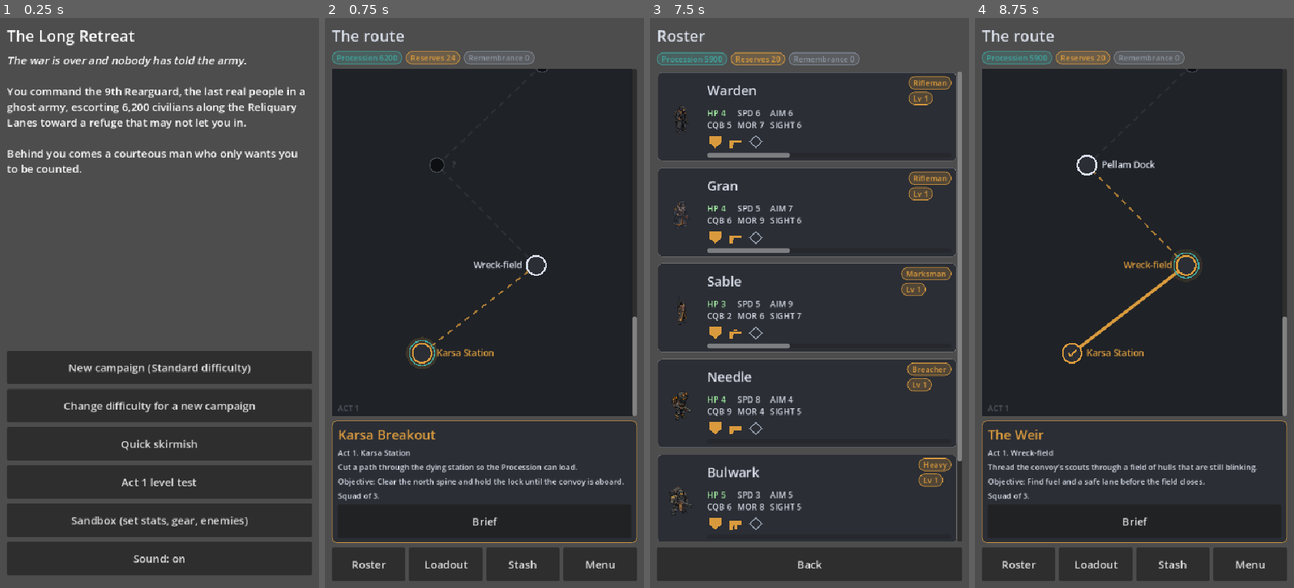
Above: before the commit, frames 1-4 (left to right).
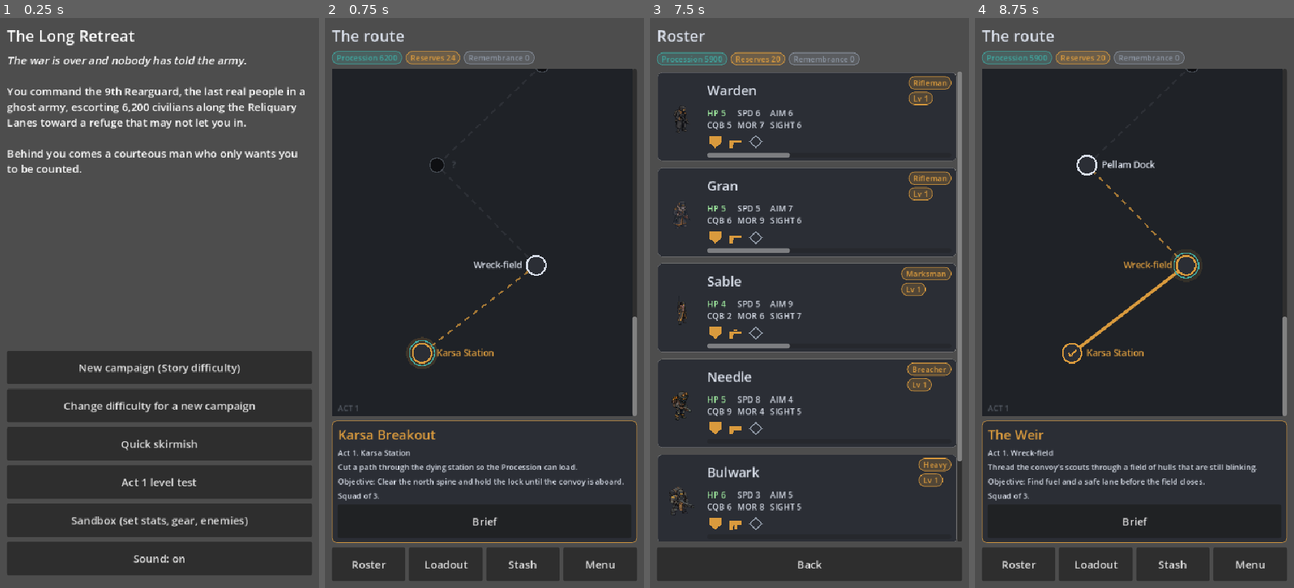
Above: after the commit, the same moments.

Repository: kavemankai/RetreatGame-Initiative
Game: Godot game, scene res://view/campaign.tscn
The game is run twice, just before and just after one commit, with the same random seed, the same clock (stepped at 60 frames per second) and the same inputs.
Inputs:
- Up to frame 1 (0.25 s): no input
- Up to frame 2 (0.75 s): click "New campaign (Standard diffic…" (after the commit: "New campaign (Story difficult…") at 0.5 s
- Up to frame 3 (7.5 s): click "Brief" at 1.25 s; click "Deploy (3/3)" at 2 s; click "Map" at 2.75 s; click "Withdraw" at 3.5 s; click "Map" at 4.25 s; click "Sure?" at 5 s; click "Continue" at 5.75 s; click "Continue" at 6.5 s; click "Roster" at 7.25 s
- Up to frame 4 (8.75 s): click "Back" at 8 s

The runs differ from the first frame. In frame 1, 0.5% of the frame differs, in the area x 21-79%, y 60-63%; in frame 2, nothing differs; in frame 3, less than 0.1%; in frame 4, nothing differs.

Commit message:
feat: Story is the menu's default difficulty; activation-engine campaign soak tool

Diff:
--- /dev/null
+++ b/retreat-sim/tools/soak_activation_campaign.gd
@@ -0,0 +1,35 @@
+extends SceneTree
+## Plays whole campaigns on the activation engine (the one the game ships) with the AI on both sides
+## and reports how far each run gets. The stand-in squad never changes gear or levels up, so this is a
+## floor for what a person can do, not a balance target.
+##   godot --headless --path . -s tools/soak_activation_campaign.gd -- --runs=10 --difficulty=story
+## Prints one line per run (missions played, ending state) and a summary. Exit 1 on an engine problem.
+
+
+func _init() -> void:
+	var runs := 6
+	var difficulty := "standard"
+	for a in OS.get_cmdline_user_args():
+		if a.begins_with("--runs="):
+			runs = int(a.substr(7))
+		elif a.begins_with("--difficulty="):
+			difficulty = a.substr(13)
+	var story: Dictionary = StoryData.load_dir("res://data/story")["data"]
+	var finished := 0
+	var problems := 0
+	var reasons := {}
+	var mission_total := 0
+	for run in runs:
+		var r := CombatSoak.run_campaign(story, 1000 * (run + 1), 14, {"difficulty": difficulty})
+		var c: Campaign = r["campaign"]
+		mission_total += int(r["missions_played"])
+		problems += (r["problems"] as Array).size()
+		var state := "finished" if c.finished else ("over:" + c.over_reason if c.over else "unfinished")
+		reasons[state] = int(reasons.get(state, 0)) + 1
+		if c.finished:
+			finished += 1
+		print("run %d: %d missions, %s (procession %d, reserves %d)" % [run, r["missions_played"], state, c.procession, c.reserves])
+		for p in r["problems"]:
+			printerr("  problem: ", p)
+	print("difficulty %s: %d of %d campaigns reached the ending | avg missions %.1f | %s | engine problems %d" % [difficulty, finished, runs, float(mission_total) / runs, reasons, problems])
+	quit(1 if problems > 0 else 0)
--- a/retreat-sim/view/campaign_view.gd
+++ b/retreat-sim/view/campaign_view.gd
@@ -33,7 +33,7 @@
 var _footer: VBoxContainer
 var _sound: SoundBoard
 var _portrait := false
-var _new_difficulty := "standard"  # applied by "New campaign"; a loaded campaign keeps the level it was saved with
+var _new_difficulty := "story"  # applied by "New campaign" (this private build defaults to Story, see DECISION_LOG D-5); a loaded campaign keeps the level it was saved with
 
 
 func _ready() -> void:
Not shown, added: retreat-sim/tests/test_difficulty.gd.uid
